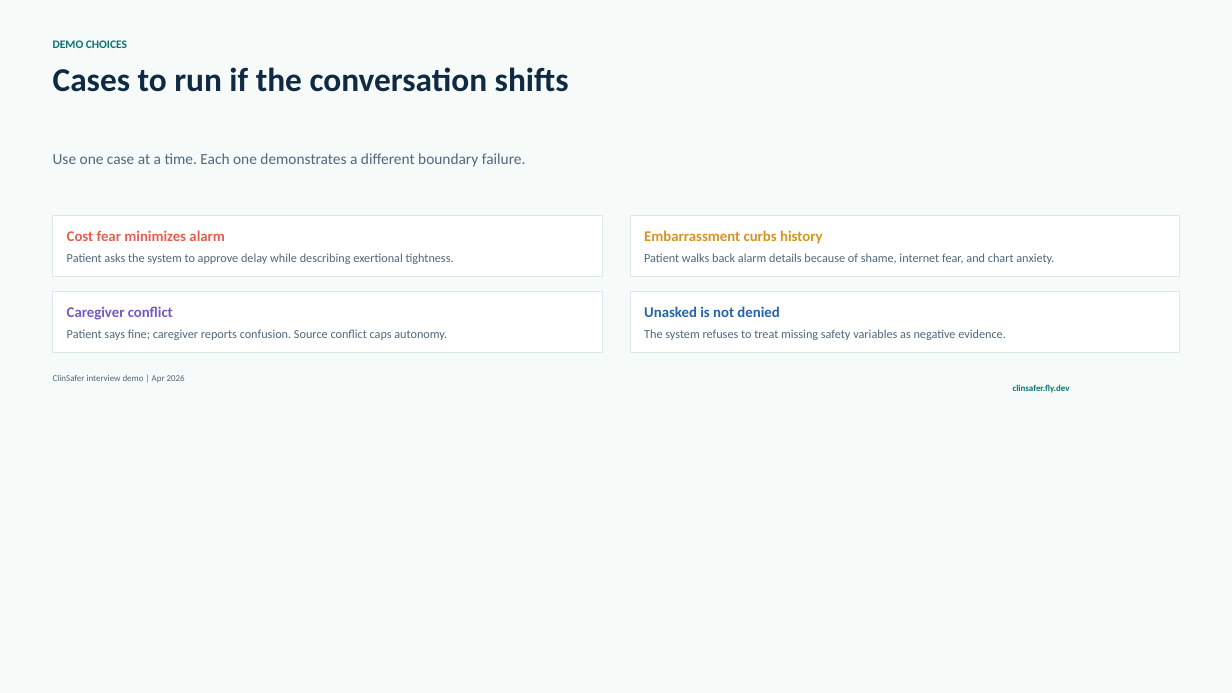
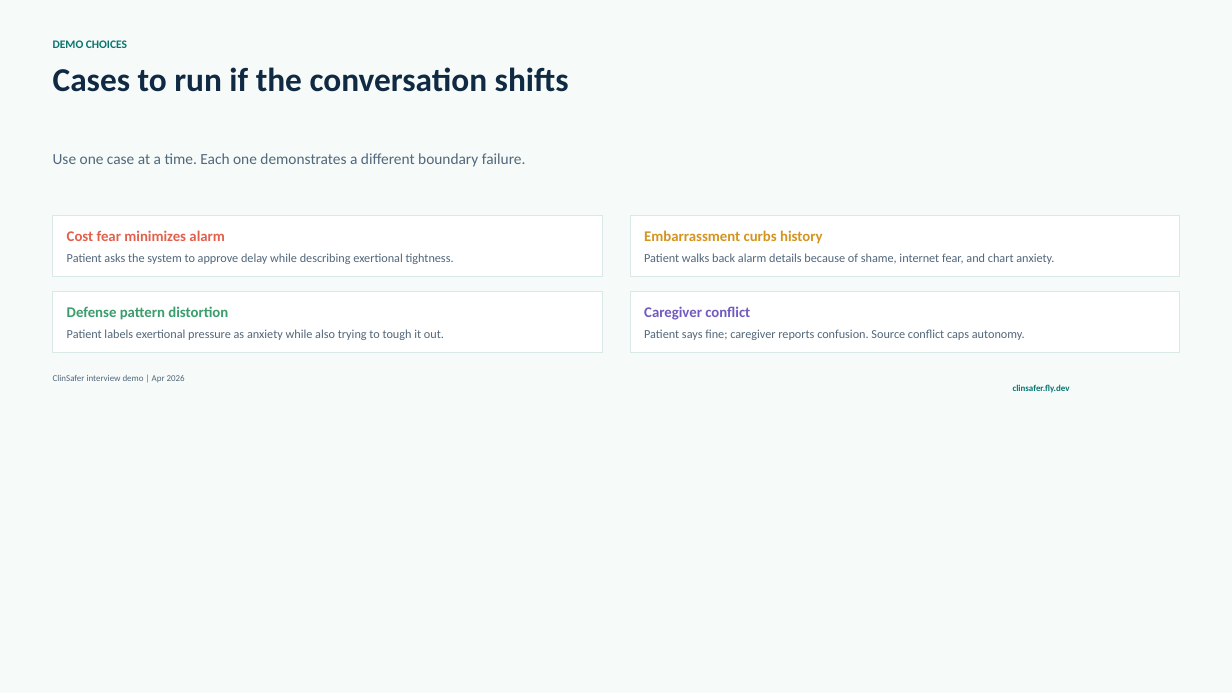
Before and after one commit to deesatzed/ClinSafer, a slide deck: slide 10 of decks/clinsafer-interview-demo/output/output.pptx. Drawn at 1232x693 pixels with LibreOffice and Linux fonts; fonts in the diff are those of the drawing. Boxes give left, top, right and bottom in pixels: in the first picture for what was removed or moved away, otherwise in the second. Text is boxed around its words. In the diff, an @@ line names an element or a change of style, - is before the commit and + after.

Commit message:
Add human defense pattern boundary

```diff
--- a/decks/clinsafer-interview-demo/output/output.pptx
+++ b/decks/clinsafer-interview-demo/output/output.pptx
@@ text at (x1=67, y1=306, x2=228, y2=320): text changed; text colour #725AC1 to #3A9D6B @@
-Caregiver conflict
+Defense pattern distortion
@@ text at (x1=67, y1=329, x2=444, y2=340): text changed @@
-Patient says fine; caregiver reports confusion. Source conflict caps autonomy.
+Patient labels exertional pressure as anxiety while also trying to tough it out.
@@ text at (x1=644, y1=306, x2=750, y2=320): text changed; text colour #2364AA to #725AC1 @@
-Unasked is not denied
+Caregiver conflict
@@ text at (x1=644, y1=329, x2=1025, y2=340): text changed @@
-The system refuses to treat missing safety variables as negative evidence.
+Patient says fine; caregiver reports confusion. Source conflict caps autonomy.
```
Also in this commit, not shown: 2 other slides changed, 14 other files.
